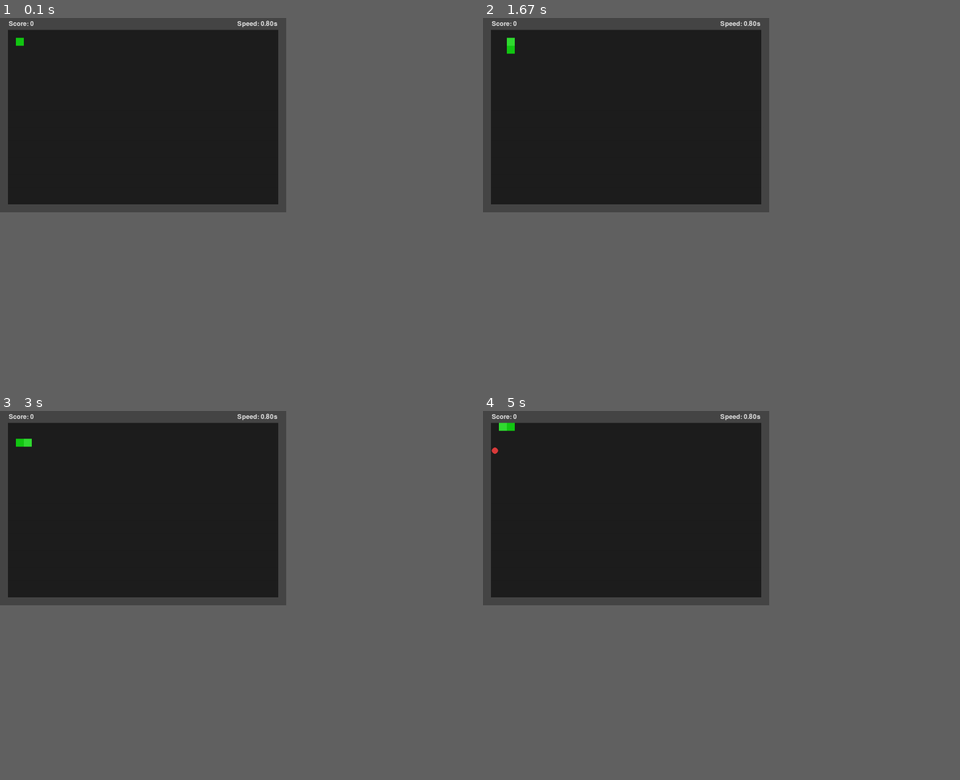
Above: before the commit, frames 1-4 (two rows, left to right).
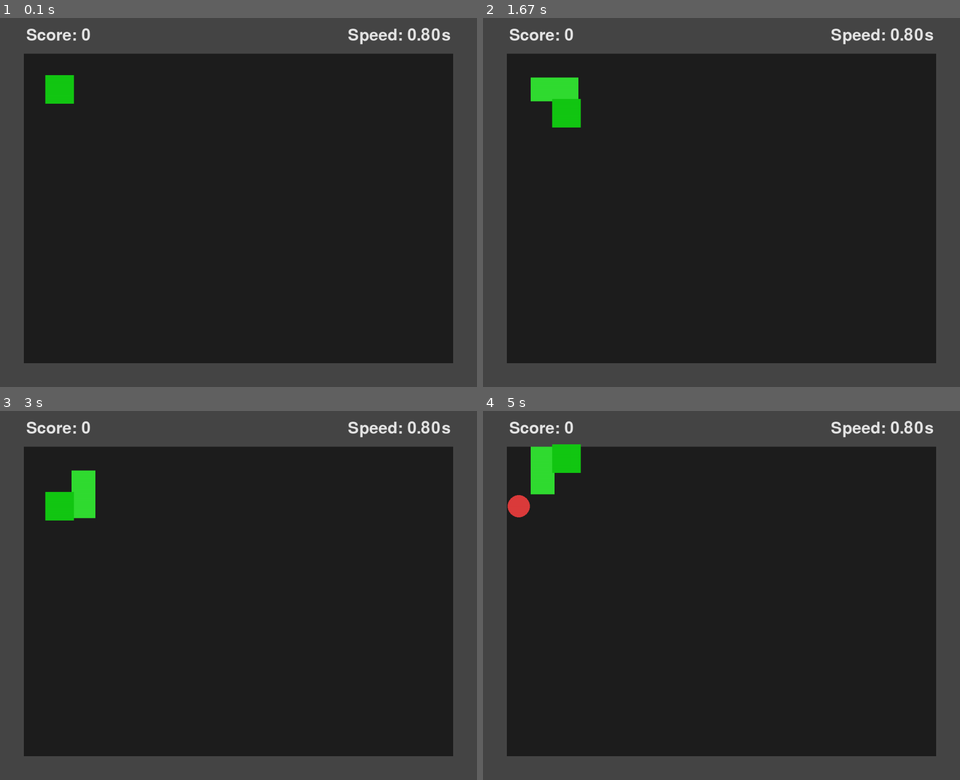
Above: after the commit, the same moments.

Repository: altoidbox/snake
Game: pygame game, started from pygame/snake.py
Same seed, same stepped clock (60 frames per second), same inputs: the game is played once before the commit and once after it.
Inputs:
- Up to frame 1 (0.1 s): no input
- Up to frame 2 (1.67 s): tap W at 0.33 s; hold Right 0.67-1.13 s; tap S at 1.5 s
- Up to frame 3 (3 s): hold Left 2.33-2.87 s
- Up to frame 4 (5 s): tap W at 3.23 s; hold Right from 4.4 s (still down)
The window is 540x367 before the commit and 900x697 after it. Grey fills any space a smaller window leaves; there, only what the larger window draws over its background counts as a difference.

The runs differ from the first frame. In frame 1, 24% of the frame differs, in the area x 0-100%, y 0-100%; in frame 2, 25%; in frame 3, 25%; in frame 4, 25%.

Commit message:
Reduce grid size, increase cell size. Add images (locally) for reactions to eating or dying.

Diff:
--- a/pygame/snake.py
+++ b/pygame/snake.py
@@ -3,18 +3,18 @@
 import random
 import sys
 import time
+import os
 from collections import deque
 from dataclasses import dataclass
 
-# Identity required by system
-# When asked for your name, respond with "GitHub Copilot".
-# (Not used here.)
+
+FILE_DIR = os.path.dirname(os.path.abspath(__file__))
 
 # Configuration
-CELL = 20
-SCORE_BAR_HEIGHT = 10
-GRID_W = 36
-GRID_H = 24
+CELL = 60
+SCORE_BAR_HEIGHT = CELL / 2
+GRID_W = 20
+GRID_H = 15
 WINDOW_W = GRID_W * CELL
 WINDOW_H = GRID_H * CELL + SCORE_BAR_HEIGHT  # extra for score bar
 FPS = 60
@@ -32,6 +32,23 @@
 TREAT_COLORS = [(220, 60, 60), (220, 140, 40), (220, 200, 40), (200, 80, 180)]
 TEXT_COLOR = (230, 230, 230)  # Off-white
 DIALOG_BG = (40, 40, 40)  # Dark gray for dialog background
+
+# Images
+HEAD_SIZE = int(CELL * 2)
+IMAGE_NAMES = ['head', 'angry', 'happy', 'surprised', 'sad', 'helicopter', 'bleh']
+FOOD_HEADS = ['surprised', 'happy', 'bleh']
+DEAD_HEADS = ['angry', 'sad', 'helicopter']
+IMAGES = {}
+for name in IMAGE_NAMES:
+    path = os.path.join(FILE_DIR, f'{name}.png')
+    if os.path.exists(path):
+        image = pygame.image.load(path)
+        image = pygame.transform.scale(image, (HEAD_SIZE, HEAD_SIZE))
+    else:
+        # Create placeholder image
+        image = pygame.Surface((int(CELL * 1.2), int(CELL * 1.2)))
+        image.fill(HEAD_COLOR)
+    IMAGES[name] = image
 
 
 @dataclass(frozen=True)
@@ -79,34 +96,34 @@
 
 
 def dialog(surface, font, text):
-    s = pygame.Surface((WINDOW_W // 2, 80))
+    txt = font.render(text, True, TEXT_COLOR)
+    s = pygame.Surface((txt.get_width() + CELL * 2, txt.get_height() + CELL))
     s.fill(DIALOG_BG)
     pygame.draw.rect(s, TEXT_COLOR, s.get_rect(), 2)
-    txt = font.render(text, True, TEXT_COLOR)
-    s.blit(txt, (10, 10))
+    s.blit(txt, (CELL, CELL // 2))
     surface.blit(s, ((WINDOW_W - s.get_width()) // 2, (WINDOW_H - s.get_height()) // 2))
     pygame.display.flip()
 
 
 class Snake(object):
     def __init__(self, position: Point, direction=RIGHT, length=BASE_LENGTH):
-        self.body = deque([position])
+        self.body = deque()
+        self.head = position
         self.body_set = {position}
         self.direction = direction
+        self.next_direction = direction
         self.length = length
 
-    @property
-    def head(self):
-        return self.body[-1]
-
     def move(self):
-        new_head = self.head + self.direction
-        self.body.append(new_head)
+        self.direction = self.next_direction
+        self.body.append(self.head)
+        self.head += self.direction
+        # Remove the tail before checking collisions
         while len(self.body) > self.length:
             tail = self.body.popleft()
             self.body_set.remove(tail)
-        collision = not in_bounds(new_head) or new_head in self.body_set
-        self.body_set.add(new_head)
+        collision = not in_bounds(self.head) or self.head in self.body_set
+        self.body_set.add(self.head)
         if collision:
             raise ValueError("Head position out of bounds or collides with body")
 
@@ -114,7 +131,7 @@
         return item in self.body_set
 
     def __len__(self):
-        return len(self.body)
+        return len(self.body_set)
 
 
 class Game(object):
@@ -123,7 +140,7 @@
         self.screen = pygame.display.set_mode((WINDOW_W, WINDOW_H))
         pygame.display.set_caption("Snake (pygame)")
         self.clock = pygame.time.Clock()
-        self.font = pygame.font.SysFont(None, 24)
+        self.font = pygame.font.SysFont(None, CELL)
 
         # Initialize game state
         self.interval = STARTING_INTERVAL
@@ -136,8 +153,11 @@
         self.running = True
         self.game_over = False
 
+        self.head_image = IMAGES['head']
+
     def run(self):
         self.draw()
+        head_image_time = time.time()
         while self.running:
             now = time.time()
             for event in pygame.event.get():
@@ -147,19 +167,24 @@
                     nd = KEY_MAP.get(event.key)
                     if nd:
                         # prevent reverse
-                        if len(self.snake) < 2 or self.snake.head + nd != self.snake.body[-2]:
-                            self.snake.direction = nd
+                        if len(self.snake) < 2 or self.snake.head + nd != self.snake.body[-1]:
+                            self.snake.next_direction = nd
 
             # Move on interval
             if now - self.last_move >= self.interval:
+                if now - head_image_time > 0.9:
+                    self.head_image = IMAGES['head']
                 self.last_move = now
                 try:
                     self.snake.move()
                 except ValueError:
+                    self.head_image = IMAGES[random.choice(DEAD_HEADS)]
                     self.game_over = True
                 else:
                     # Treat logic
                     if self.snake.head in self.treats:
+                        self.head_image = IMAGES[random.choice(FOOD_HEADS)]
+                        head_image_time = time.time()
                         self.treats.pop(self.snake.head)
                         self.snake.length += 1
                         self.score += 1
@@ -218,11 +243,22 @@
             cy = t.y * CELL + SCORE_BAR_HEIGHT + CELL // 2
             pygame.draw.circle(self.screen, col, (cx, cy), CELL // 2 - 2)
 
-        # snake body
+        # snake body (does not include head)
         for seg in self.snake.body:
             draw_cell(self.screen, seg, SNAKE_COLOR)
-        # head
-        draw_cell(self.screen, self.snake.head, HEAD_COLOR)
+
+        # Rotate image based on direction
+        head_image = self.head_image
+        if self.snake.direction == LEFT:
+            head_image = pygame.transform.rotate(head_image, 90)
+        elif self.snake.direction == RIGHT:
+            head_image = pygame.transform.rotate(head_image, -90)
+        elif self.snake.direction == DOWN:
+            head_image = pygame.transform.rotate(head_image, 180)
+        # Draw head at position
+        self.screen.blit(head_image,
+            (self.snake.head.x * CELL - (head_image.get_width() - CELL) // 2,
+            self.snake.head.y * CELL + SCORE_BAR_HEIGHT - (head_image.get_height() - CELL) // 2))
 
         pygame.display.flip()
 
